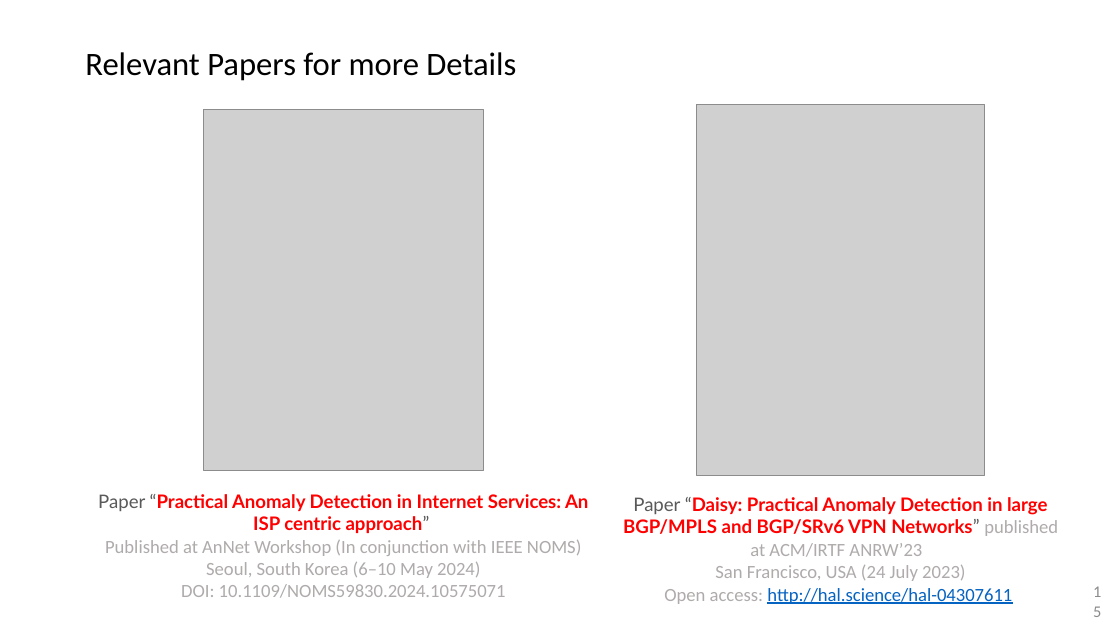
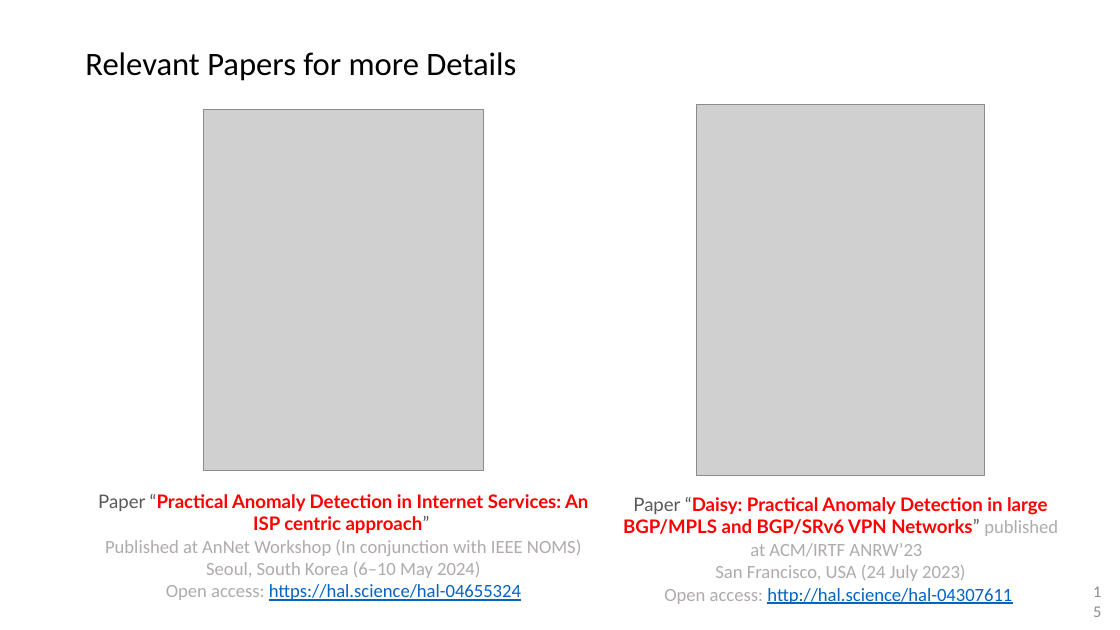
Before and after one commit to network-analytics/ietf-network-analytics-document-status, a slide deck: slide 15 of 120/NMOP/draft-netana-nmop-network-anomaly-architecture-semantics-lifecycle.pptx. Drawn at 1120x630 pixels with LibreOffice and Linux fonts; fonts in the diff are those of the drawing; grey boxes stand for pictures. Boxes give left, top, right and bottom in pixels: in the first picture for what was removed or moved away, otherwise in the second. Text is boxed around its words. In the diff, an @@ line names an element or a change of style, - is before the commit and + after.

Commit message:
added open access link

```diff
--- a/120/NMOP/draft-netana-nmop-network-anomaly-architecture-semantics-lifecycle.pptx
+++ b/120/NMOP/draft-netana-nmop-network-anomaly-architecture-semantics-lifecycle.pptx
@@ text at [166, 584, 521, 601]: text changed; text colour #AFABAB to #0563C1 @@
-DOI: 10.1109/NOMS59830.2024.10575071
+Open access: https://hal.science/hal-04655324
```
Also in this commit, not shown: 1 other slide changed, 2 other files.
